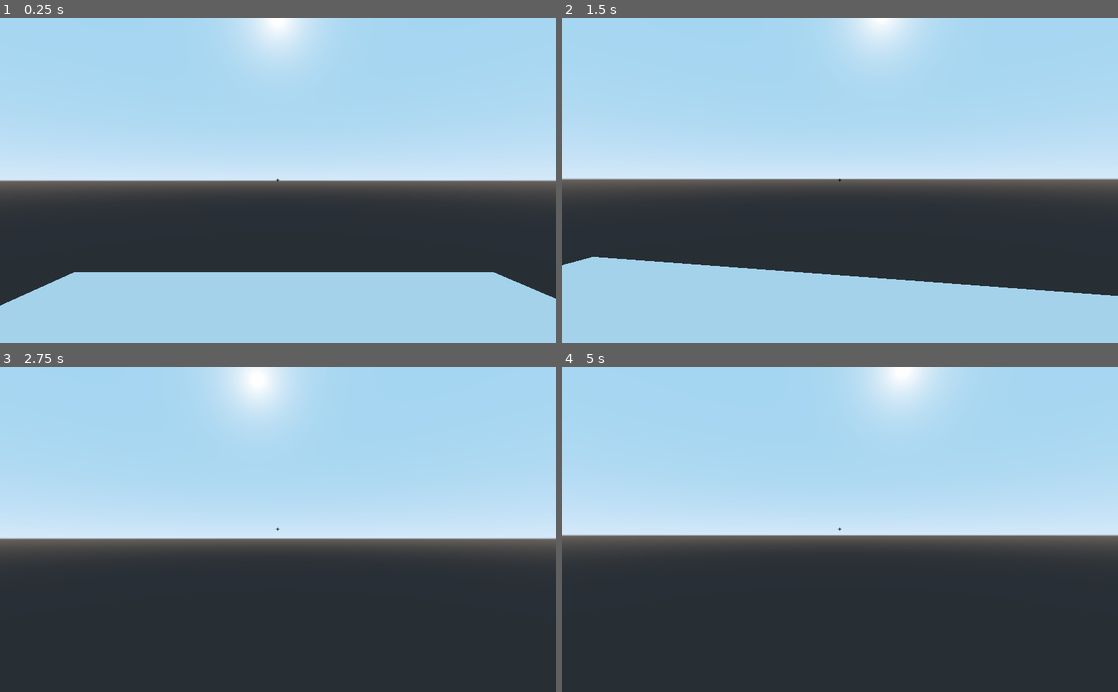
Above: before the commit, frames 1-4 (two rows, left to right).
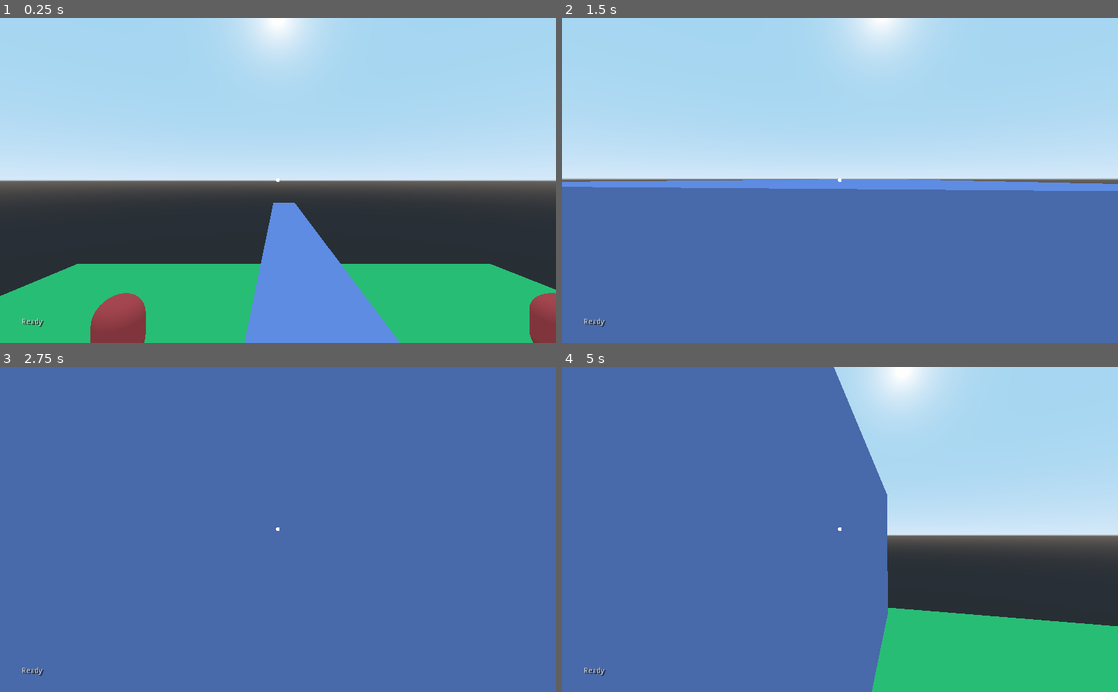
Above: after the commit, the same moments.

Repository: Jonathan-Beale/Collab_FPS
Game: Godot game, scene res://PracticeMap.tscn
Two runs of this game, one before a commit and one after it. Both use one fixed random seed, a clock stepped at 60 frames per second and the inputs below. The project has no main scene, so this scene is started directly.
Inputs (mouse positions are in pixels of both pictures, inside the frame that each line leads up to):
- Up to frame 1 (0.25 s): no input
- Up to frame 2 (1.5 s): move the mouse to (867, 180) at 0.52 s; hold Up (ui_up) from 0.53 s (still down); click (867, 180) at 0.6 s; tap Space (jump) at 0.77, 0.8, 1.07, 1.35 s; move the mouse to (812, 180) at 1.27 s
- Up to frame 3 (2.75 s): keep holding Up (ui_up); tap Space (jump) at 1.52, 1.82, 2.3 s; click (250, 529) at 1.55 s; move the mouse to (289, 523) at 2.02 s; click (289, 523) at 2.1 s
- Up to frame 4 (5 s): keep holding Up (ui_up); move the mouse to (834, 536) at 2.77 s; click (834, 536) at 2.85 s; tap Space (jump) at 3.02, 3.32, 3.6, 3.77, 4.07, 4.52, 4.82 s; move the mouse to (878, 532) at 3.52 s; move the mouse to (795, 526) at 4.27 s; click (795, 526) at 4.35 s

The runs differ from the first frame. In frame 1, 25% of the frame differs, in the area x 0-100%, y 49-100%; in frame 2, 50%; in frame 3, 100%, in the area x 0-100%, y 0-100%; in frame 4, 66%.

Commit message:
Add files via upload

Diff:
--- /dev/null
+++ b/GenericGun.gd
@@ -0,0 +1,61 @@
+extends Spatial
+
+class_name Weapon
+
+export var reload_time = 1.0
+export var fire_delay = .1
+export var clip_size = 6
+export var ammo = 30
+export var damage = 10
+
+var can_fire = true
+var current_clip = clip_size
+
+onready var gun_flash = $SpotLight
+onready var aim_cast = $AimCast
+
+signal reloading(value)
+
+func _ready():
+	emit_signal("reloading", false)
+
+func fire():
+	if can_fire and current_clip >= 0:
+		check_shot()
+		muzzle_flash()
+		current_clip -= 1
+		if current_clip == 0:
+			reload()
+		else:
+			delay_fire()
+
+
+func check_shot():
+	if aim_cast.is_colliding():
+		var target = aim_cast.get_collider()
+		if target.is_in_group("Enemy"):
+			target.get_hit(damage)
+
+
+func reload():
+	emit_signal("reloading", true)
+	can_fire = false
+	if is_instance_valid(self):
+		yield(get_tree().create_timer(reload_time), "timeout")
+	if ammo > 0:
+		ammo -= clip_size
+		current_clip = clip_size
+	can_fire = true
+	emit_signal("reloading", false)
+
+func delay_fire():
+	can_fire = false
+	if is_instance_valid(self):
+		yield(get_tree().create_timer(fire_delay), "timeout")
+	can_fire = true
+
+func muzzle_flash():
+	gun_flash.visible = true
+	if is_instance_valid(self):
+		yield(get_tree().create_timer(0.05), "timeout")
+	gun_flash.visible = false
--- /dev/null
+++ b/GenericGun.tscn
@@ -0,0 +1,16 @@
+[gd_scene load_steps=2 format=2]
+
+[ext_resource path="res://GenericGun.gd" type="Script" id=1]
+
+[node name="GunBase" type="Spatial"]
+script = ExtResource( 1 )
+
+[node name="AimCast" type="RayCast" parent="."]
+enabled = true
+cast_to = Vector3( 0, 0, -10 )
+
+[node name="SpotLight" type="SpotLight" parent="."]
+visible = false
+light_energy = 16.0
+spot_range = 15.0702
+spot_angle = 16.3397
--- a/Global.gd
+++ b/Global.gd
@@ -1,14 +1,17 @@
 extends Node
 
-var crosshairs = "neutral"
+var weapon_reloading = false
 
 # creates a signal called 'crosshairs_target' which other scripts can detect
 signal crosshairs_target(value)
+signal reloading(value)
 
 func _ready():
 	pass # Replace with function body.
 
 func set_crosshairs(value):
-	crosshairs = value
 	# emits the signal to alert the HUD that it should update
-	emit_signal("crosshairs_target", crosshairs)
+	emit_signal("crosshairs_target", value)
+
+func set_reloading(value):
+	emit_signal("reloading", value)
--- a/HUD.gd
+++ b/HUD.gd
@@ -1,6 +1,7 @@
 extends Control
 
 onready var cross_hairs = $CrossHairs
+onready var reload_tag = $Reloading
 
 func change_sights(value):
 	if value == "enemy":
@@ -8,6 +9,14 @@
 	else:
 		cross_hairs.add_color_override("font_color", Color(255,255,255,255))
 
+func update_reload(value):
+	if value == true:
+		reload_tag.text = "Reloading..."
+	else:
+		reload_tag.text = ""
+
 func _ready():
 	# basically says 'when Global emits signal x, I will run function y'
 	Global.connect("crosshairs_target", self, "change_sights")
+	Global.connect("reloading", self, "update_reload")
+	reload_tag.text = "Ready"
--- a/HUD.tscn
+++ b/HUD.tscn
@@ -20,3 +20,14 @@
 __meta__ = {
 "_edit_use_anchors_": false
 }
+
+[node name="Reloading" type="Label" parent="."]
+margin_top = 527.412
+margin_right = 118.0
+margin_bottom = 596.412
+custom_colors/font_color_shadow = Color( 0, 0, 0, 1 )
+custom_constants/shadow_offset_x = 2
+custom_constants/shadow_offset_y = 2
+text = "Reloading"
+align = 1
+valign = 1
--- a/Player.gd
+++ b/Player.gd
@@ -2,8 +2,8 @@
 
 export var speed = 10
 export var acceleration = 20
-export var gravity = 10
-export var jump = 7
+export var gravity = 30
+export var jump = 14
 export var mouse_sensitivity = 0.2
 export var damage = 10
 var mouse_locked
@@ -12,14 +12,22 @@
 var fall = Vector3()
 var colliding = false
 
+onready var weapon = $Head/Weapon
 onready var head = $Head
-onready var aim_cast = $Head/Camera/AimCast
+onready var aim_cast = $Head/Weapon/AimCast
+onready var climb_cast = $Head/Camera/ClimbCast
+onready var climb_shape = $ClimbShape
 
 # Called when the node enters the scene tree for the first time.
 func _ready():
 	#locks the mouse to the screen and makes it invisible
 	Input.set_mouse_mode(Input.MOUSE_MODE_CAPTURED)
 	mouse_locked = true
+
+	weapon.connect("reloading", self, "update_global_reload")
+
+func update_global_reload(value):
+	Global.set_reloading(value)
 
 func _input(event): # runs when detects user input
 	if event is InputEventMouseMotion: # player looks around
@@ -52,26 +60,25 @@
 
 	if not is_on_floor(): # gravity
 		fall.y -= gravity * delta
+
 	if Input.is_action_just_pressed("jump") and is_on_floor(): # so player cant jump in air
 		fall.y = jump
+		climb_cast.enabled = true
 
 	# tries to fire the gun on a left-click
 	if Input.is_action_just_pressed("ui_fire"):
 		# makes sure that the aimcast is colliding and that it is hitting an enemy
-		if aim_cast.is_colliding() and aim_cast.get_collider().is_in_group("Enemy"):
-			# tells the target to run a function called 'get_hit' and passes through the
-			# amount of damage
-			aim_cast.get_collider().get_hit(damage)
+		weapon.fire()
 
 	# sees if the aimcast is colliding while we weren't previously
-	if aim_cast.is_colliding() and not colliding:
+	if aim_cast.is_colliding():
 		# checks if the target is an enemy
 		if aim_cast.get_collider().is_in_group("Enemy"):
 			# updates to say we are colliding, then updates the global variable to say so
 			colliding = true
 			Global.set_crosshairs("enemy")
-	elif aim_cast.is_colliding() == false and colliding:
-		colliding = false
+		else: Global.set_crosshairs("neutral")
+	elif aim_cast.is_colliding() == false:
 		Global.set_crosshairs("neutral")
 
 	# is_action_pressed is for seeing if the button is held and re-executing the command
--- a/Player.tscn
+++ b/Player.tscn
@@ -1,6 +1,7 @@
-[gd_scene load_steps=6 format=2]
+[gd_scene load_steps=7 format=2]
 
 [ext_resource path="res://Player.gd" type="Script" id=1]
+[ext_resource path="res://GenericGun.tscn" type="PackedScene" id=2]
 
 [sub_resource type="CapsuleShape" id=1]
 
@@ -17,10 +18,14 @@
 transform = Transform( 1, 0, 0, 0, 1, 0, 0, 0, 1, 2.7997e-07, 3.50079, -1.06731 )
 
 [node name="Camera" type="Camera" parent="Head"]
+transform = Transform( 1, 0, 0, 0, 1, 0, 0, 0, 1, 0, 0, 0.34827 )
 
-[node name="AimCast" type="RayCast" parent="Head/Camera"]
+[node name="ClimbCast" type="RayCast" parent="Head/Camera"]
 enabled = true
-cast_to = Vector3( 0, 0, -10 )
+cast_to = Vector3( 0, 0, -1 )
+collision_mask = 4
+
+[node name="Weapon" parent="Head" instance=ExtResource( 2 )]
 
 [node name="BodyShape" type="CollisionShape" parent="."]
 transform = Transform( 1, 7.10543e-15, 0, 2.7953e-22, -1.62921e-07, -1, -7.10543e-15, 1, -1.62921e-07, 0, 1.5, 0 )
--- a/PracticeMap.tscn
+++ b/PracticeMap.tscn
@@ -6,31 +6,68 @@
 
 [sub_resource type="CubeMesh" id=1]
 
-[sub_resource type="BoxShape" id=2]
+[sub_resource type="SpatialMaterial" id=2]
+albedo_color = Color( 0.243137, 0.901961, 0.486275, 1 )
 
-[sub_resource type="CylinderMesh" id=3]
+[sub_resource type="BoxShape" id=3]
+
+[sub_resource type="CylinderMesh" id=4]
+
+[sub_resource type="CubeMesh" id=5]
+
+[sub_resource type="SpatialMaterial" id=6]
+albedo_color = Color( 0.576471, 0.666667, 0.960784, 1 )
+
+[sub_resource type="BoxShape" id=7]
+
+[sub_resource type="BoxShape" id=8]
+extents = Vector3( 1, 0.302365, 1.07114 )
 
 [node name="Spatial" type="Spatial"]
 
 [node name="MeshInstance" type="MeshInstance" parent="."]
 transform = Transform( 20, 0, 0, 0, 1, 0, 0, 0, 20, 0, 0, 0 )
 mesh = SubResource( 1 )
-material/0 = null
+material/0 = SubResource( 2 )
 
 [node name="StaticBody" type="StaticBody" parent="MeshInstance"]
 
 [node name="CollisionShape" type="CollisionShape" parent="MeshInstance/StaticBody"]
-shape = SubResource( 2 )
+shape = SubResource( 3 )
 
 [node name="Player" parent="." instance=ExtResource( 1 )]
 transform = Transform( 1, 0, 0, 0, 1, 0, 0, 0, 1, -0.568581, 6.5871, 3.24675 )
 
 [node name="MeshInstance2" type="MeshInstance" parent="."]
 transform = Transform( 1, 0, 0, 0, 1, 0, 0, 0, 1, 16.8005, 2.15858, 0 )
-mesh = SubResource( 3 )
+mesh = SubResource( 4 )
 material/0 = null
 
 [node name="Dummy" parent="." instance=ExtResource( 2 )]
-transform = Transform( 1, 0, 0, 0, 1, 0, 0, 0, 1, 12, 2.5, 6 )
+transform = Transform( 1, 0, 0, 0, 1, 0, 0, 0, 1, 12, 2.5, 12.4094 )
+
+[node name="Dummy2" parent="." instance=ExtResource( 2 )]
+transform = Transform( 1, 0, 0, 0, 1, 0, 0, 0, 1, 12, 2.5, -7.72461 )
+
+[node name="Dummy3" parent="." instance=ExtResource( 2 )]
+transform = Transform( 1, 0, 0, 0, 1, 0, 0, 0, 1, -7.56065, 2.5, -7.72461 )
 
 [node name="HUD" parent="." instance=ExtResource( 3 )]
+
+[node name="MeshInstance3" type="MeshInstance" parent="."]
+transform = Transform( 1, 0, 0, 0, 10, 0, 0, 0, 10, 0, -3, -9 )
+mesh = SubResource( 5 )
+material/0 = SubResource( 6 )
+
+[node name="StaticBody" type="StaticBody" parent="MeshInstance3"]
+
+[node name="CollisionShape" type="CollisionShape" parent="MeshInstance3/StaticBody"]
+shape = SubResource( 7 )
+
+[node name="Area" type="StaticBody" parent="MeshInstance3"]
+collision_layer = 4
+collision_mask = 4
+
+[node name="CollisionShape" type="CollisionShape" parent="MeshInstance3/Area"]
+transform = Transform( 1.5, 0, 0, 0, 0.2, 0, 0, 0, 1, 0, 0.978051, 0 )
+shape = SubResource( 8 )
--- a/project.godot
+++ b/project.godot
@@ -8,9 +8,14 @@
 
 config_version=4
 
-_global_script_classes=[  ]
+_global_script_classes=[ {
+"base": "Spatial",
+"class": "Weapon",
+"language": "GDScript",
+"path": "res://GenericGun.gd"
+} ]
 _global_script_class_icons={
-
+"Weapon": ""
 }
 
 [application]
Not shown: 1 places in PracticeMap.tscn that only renumber resources
